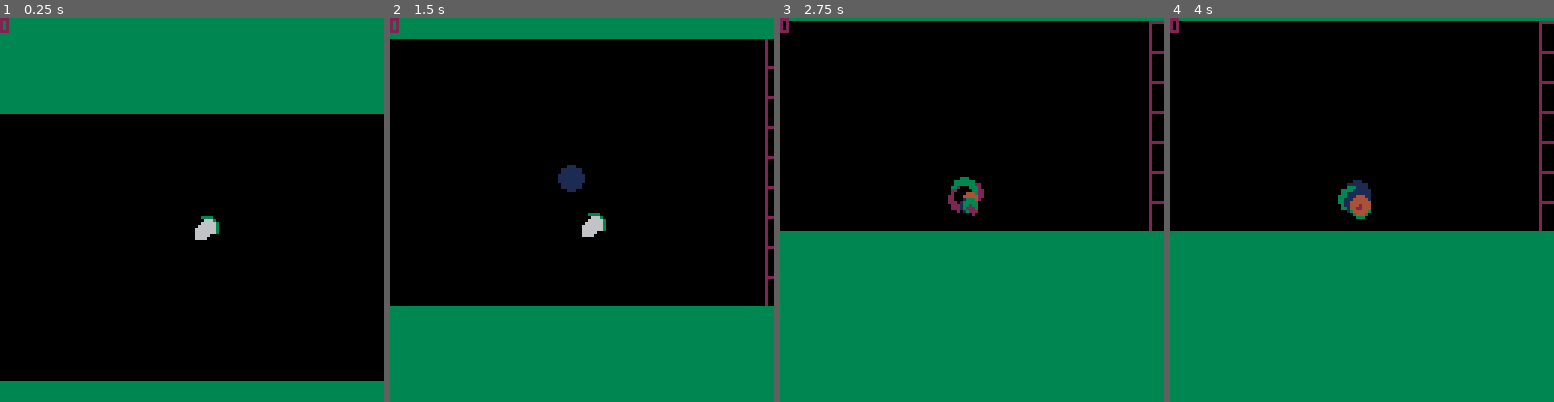
Above: before the commit, frames 1-4 (left to right).
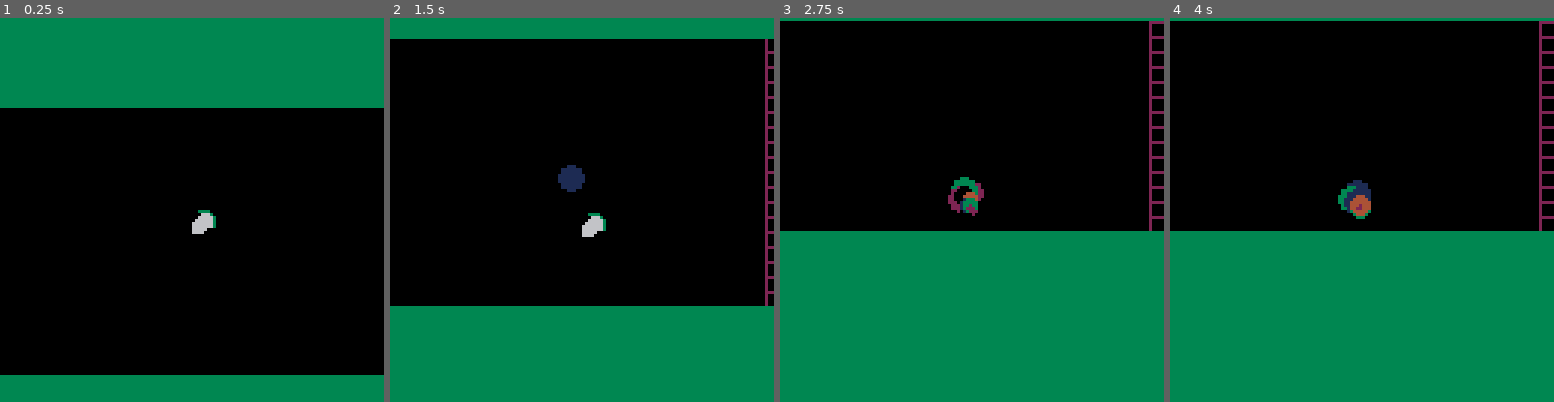
Above: after the commit, the same moments.

Repository: ural89/picorocketrun
Game: PICO-8 cartridge rotorocket.p8
The game is run twice, just before and just after one commit, with the same random seed, the same clock (stepped at 60 frames per second) and the same inputs.
Inputs:
- Up to frame 1 (0.25 s): no input
- Up to frame 2 (1.5 s): tap X (X key) at 0.33, 1.07 s
- Up to frame 3 (2.75 s): hold Right 1.6-2.1 s; tap X (X key) at 1.85 s; hold Up 2.15-2.42 s; hold Right from 2.47 s (still down)
- Up to frame 4 (4 s): tap X (X key) at 2.97 s; release Right at 3.03 s; hold Left 3.08-3.58 s; hold Down 3.63-3.97 s

The runs differ from the first frame. In frame 1, 3.5% of the frame differs, in the area x 0-100%, y 0-95%; in frame 2, 0.2%; in frame 3, 0.2%; in frame 4, 0.2%.

Commit message:
star parallax

Diff:
--- a/source.lua
+++ b/source.lua
@@ -1,5 +1,5 @@
 -- globals
-block_count = 9
+block_count = 18
 dt = 0
 isFirePressed = false
 last_time = t()
@@ -22,12 +22,20 @@
     0, 0.707, 1, 0.707, 0, -0.707, -1, -0.707
 }
 
+stars = {}
+star = {
+    x = 0,
+    y = 0,
+    size = 0
+}
 blocks = {}
 block = {
     x = 0,
     y = 0,
     dx = 0,
     dy = 0,
+    sizex = 5,
+    sizey = 5,
     offset_x = 0,
     offset_y = 0,
     start_x = 0,
@@ -75,7 +83,7 @@
     end,
 
     draw = function(self)
-        rect(self.x - camera_x, self.y - camera_y, self.x + 10 - camera_x, self.y + 10 - camera_y, 2)
+        rect(self.x - camera_x, self.y - camera_y, self.x + self.sizex - camera_x, self.y + self.sizey - camera_y, 2)
     end
 }
 
@@ -130,7 +138,7 @@
     y = 64,
     dx = 0,
     dy = 0,
-
+    debug_move = false,
     sprites = { 0, 1, 2, 3, 4, 5, 6, 7 },
     explosion_sprites = { 8, 9, 10, 11, 12, 13, 14, 15, 16 },
 
@@ -141,6 +149,15 @@
             end
             self.is_dead = true
             return
+        end
+        if self.debug_move then
+            self.gravity = 0
+            if btn(0) then self.dx -= 1 end
+            if btn(1) then self.dx += 1 end
+            if btn(2) then self.dy -= 1 end
+            if btn(3) then
+                self.dy += 1
+            end
         end
         if not isFirePressed then
             self.ship_rotation += dt * self.ship_rotation_speed
@@ -201,37 +218,39 @@
     end
 }
 function check_collision_with_ship(_block)
-    return ship.x < _block.x + 10
+    return ship.x < _block.x + block.sizex
             and ship.x + 10 > _block.x
-            and ship.y < _block.y + 10
+            and ship.y < _block.y + block.sizey
             and ship.y + 10 > _block.y
 end
 
 function _init()
     create_blocks()
+    create_stars()
 end
 
 function create_blocks()
     random_y =
         --rnd(30) + 25
-        20
+        25
     for i = 1, block_count do
-        block:new(camera_x + 128, i * 10 + random_y)
-    end
-end
-function  start_camera_shake(amount)
+        block:new(camera_x + 128, i * block.sizey + random_y)
+    end
+end
+function start_camera_shake(amount)
     camera_shake_amount = amount
     camera_shake_time_passed = 0
 end
+
 function update_camera()
     local lerp_factor = 0.5
     camera_x += (ship.x - 64 - camera_x) * lerp_factor
     camera_y += (ship.y - 64 - camera_y) * lerp_factor
-    local duration = 0.5
+    local duration = 0.2
     if camera_shake_time_passed < duration then
         camera_shake_time_passed += dt
-        camera_x += rnd(camera_shake_amount) - 1
-        camera_y += rnd(camera_shake_amount) - 1
+        camera_x += rnd(camera_shake_amount)
+        camera_y += rnd(camera_shake_amount)
     end
 end
 
@@ -252,8 +271,8 @@
                 if check_collision_with_ship(block) then
                     block.is_sleeping = false
                     block:on_hit_with_ship()
+                    start_camera_shake(ship.dx * 4)
                     ship.dx = ship.dx / 2
-                    start_camera_shake(ship.dx)
                 end
             end
         end
@@ -269,13 +288,38 @@
     rectfill(0, ground_pos_y - camera_y, 128, 128, 3)
 end
 
+function create_stars()
+    for i = 1, 30 do
+        local star = {
+            x = flr(rnd(128)),
+            y = flr(rnd(128)),
+            size = flr(i / 15),
+            color = flr(rnd(15))
+        }
+        add(stars, star)
+    end
+end
+
+function draw_background_starts()
+    local starspr = 16
+    local mid_startspr = 17
+    local big_startspr = 18
+    foreach(
+        stars, function(star)
+                local star_pos_x = star.x - (camera_x / 16 * (star.size + 1))
+                local star_pos_y = star.y - (camera_y / 16 * (star.size + 1))
+                if (star_pos_x < 0) star.x += 128
+                spr(16 + flr(star.size), star_pos_x, star_pos_y)
+        end
+    )
+end
+
 function _draw()
     cls()
+    draw_background_starts()
     foreach(blocks, function(p) p:draw() end)
 
     ship.draw(ship)
     draw_ground()
     foreach(particles, function(p) p:draw() end)
-    print(camera_shake_amount, 2)
-    -- print(blocks[1].x - camera_x, 2)
-end
+end
